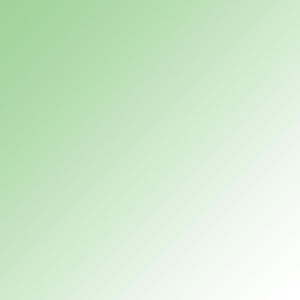
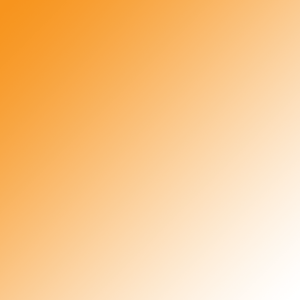
Revision of a layered 300 x 300 image; what changed, layer by layer:
painted on "Layer 1" over [left=0, top=0, right=300, bottom=300]
